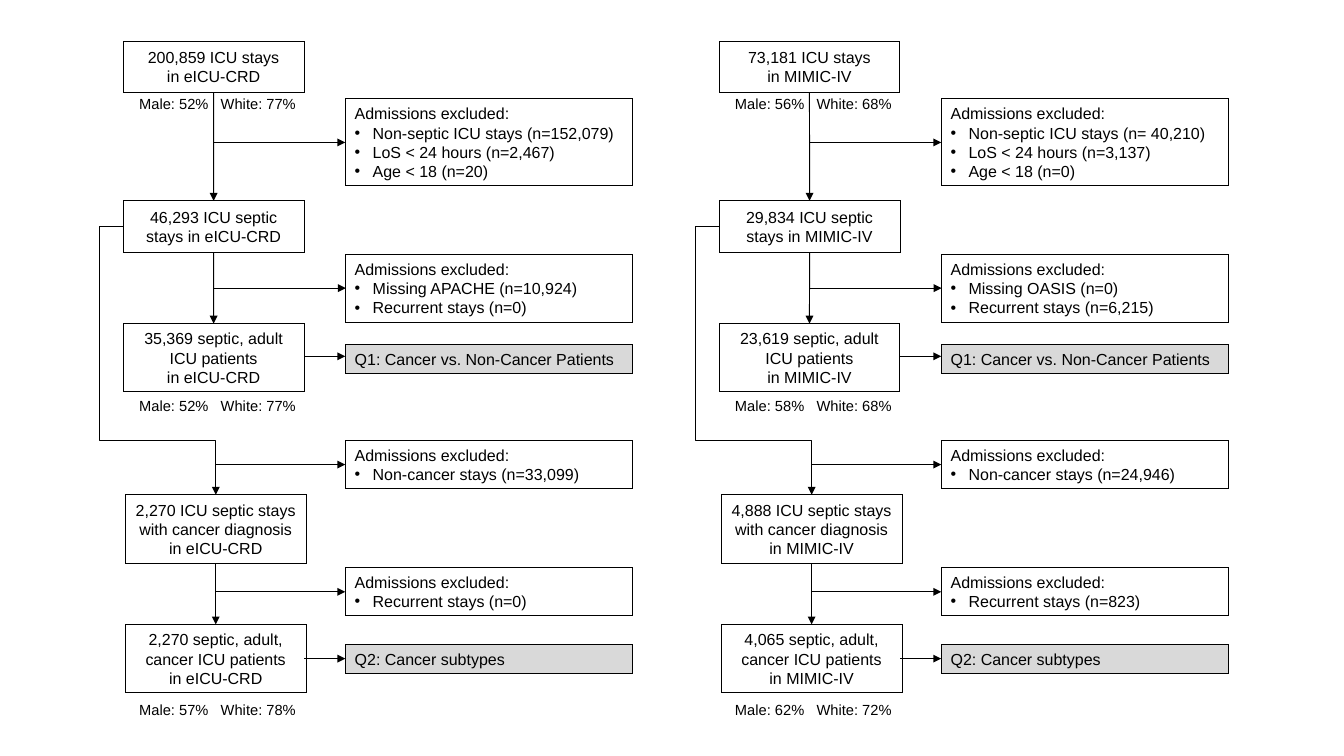
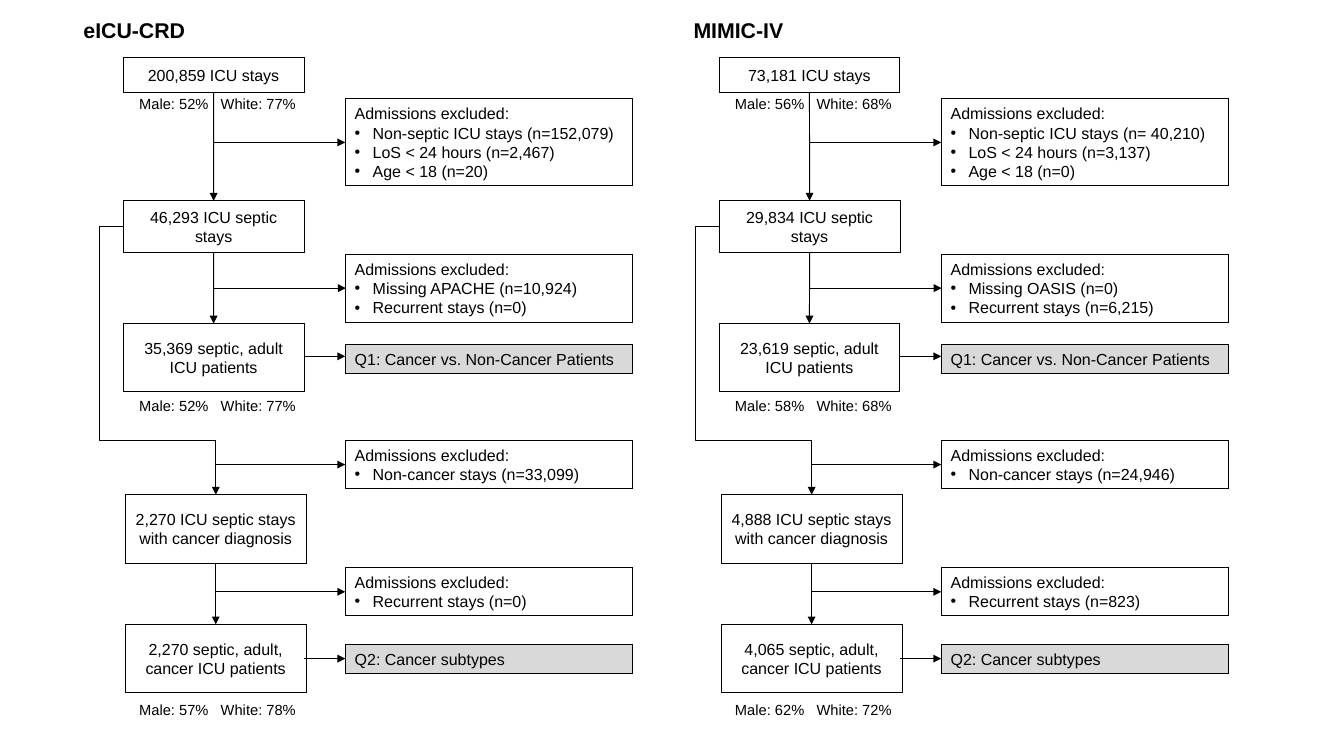
Before and after one commit to joamats/mit-tmle-cancer, a slide deck: slide 1 of results/fig1/flow_chart.pptx. Drawn at 1344x756 pixels with LibreOffice and Linux fonts; fonts in the diff are those of the drawing. Boxes give left, top, right and bottom in pixels: in the first picture for what was removed or moved away, otherwise in the second. Text is boxed around its words. In the diff, an @@ line names an element or a change of style, - is before the commit and + after.

```diff
--- a/results/fig1/flow_chart.pptx
+++ b/results/fig1/flow_chart.pptx
@@ text added at bbox=[83, 23, 185, 39], 16 pt, text #000000, bold @@
+eICU-CRD
@@ text added at bbox=[694, 23, 784, 39], 16 pt, text #000000, bold @@
+MIMIC-IV
@@ rectangle "200,859 ICU stays": place and size @@
-rectangle "200,859 ICU stays" at bbox=[123, 41, 303, 93]
+rectangle "200,859 ICU stays" at bbox=[123, 58, 303, 93]
@@ rectangle "73,181 ICU stays": place and size @@
-rectangle "73,181 ICU stays" at bbox=[719, 41, 900, 93]
+rectangle "73,181 ICU stays" at bbox=[719, 58, 900, 93]
@@ text in rectangle at bbox=[148, 70, 279, 85]: text changed @@
-200,859 ICU stays
-in eICU-CRD
+200,859 ICU stays
@@ text in rectangle at bbox=[748, 70, 870, 85]: text changed @@
-73,181 ICU stays
-in MIMIC-IV
+73,181 ICU stays
@@ text in rectangle at bbox=[150, 211, 277, 246]: text changed @@
-46,293 ICU septic stays in eICU-CRD
+46,293 ICU septic stays
@@ text in rectangle at bbox=[746, 211, 873, 246]: text changed @@
-29,834 ICU septic stays in MIMIC-IV
+29,834 ICU septic stays
@@ text in rectangle at bbox=[144, 342, 283, 377]: text changed @@
-35,369 septic, adult ICU patients
-in eICU-CRD
+35,369 septic, adult ICU patients
@@ text in rectangle at bbox=[740, 342, 879, 377]: text changed @@
-23,619 septic, adult ICU patients
-in MIMIC-IV
+23,619 septic, adult ICU patients
@@ text in rectangle at bbox=[136, 513, 295, 548]: text changed @@
-2,270 ICU septic stays with cancer diagnosis
-in eICU-CRD
+2,270 ICU septic stays with cancer diagnosis
@@ text in rectangle at bbox=[732, 513, 891, 548]: text changed @@
-4,888 ICU septic stays with cancer diagnosis
-in MIMIC-IV
+4,888 ICU septic stays with cancer diagnosis
@@ text in rectangle at bbox=[146, 643, 286, 678]: text changed @@
-2,270 septic, adult, cancer ICU patients
-in eICU-CRD
+2,270 septic, adult, cancer ICU patients
@@ text in rectangle at bbox=[741, 643, 882, 678]: text changed @@
-4,065 septic, adult, cancer ICU patients
-in MIMIC-IV
+4,065 septic, adult, cancer ICU patients
```
Also in this commit, not shown: 2 other files.
